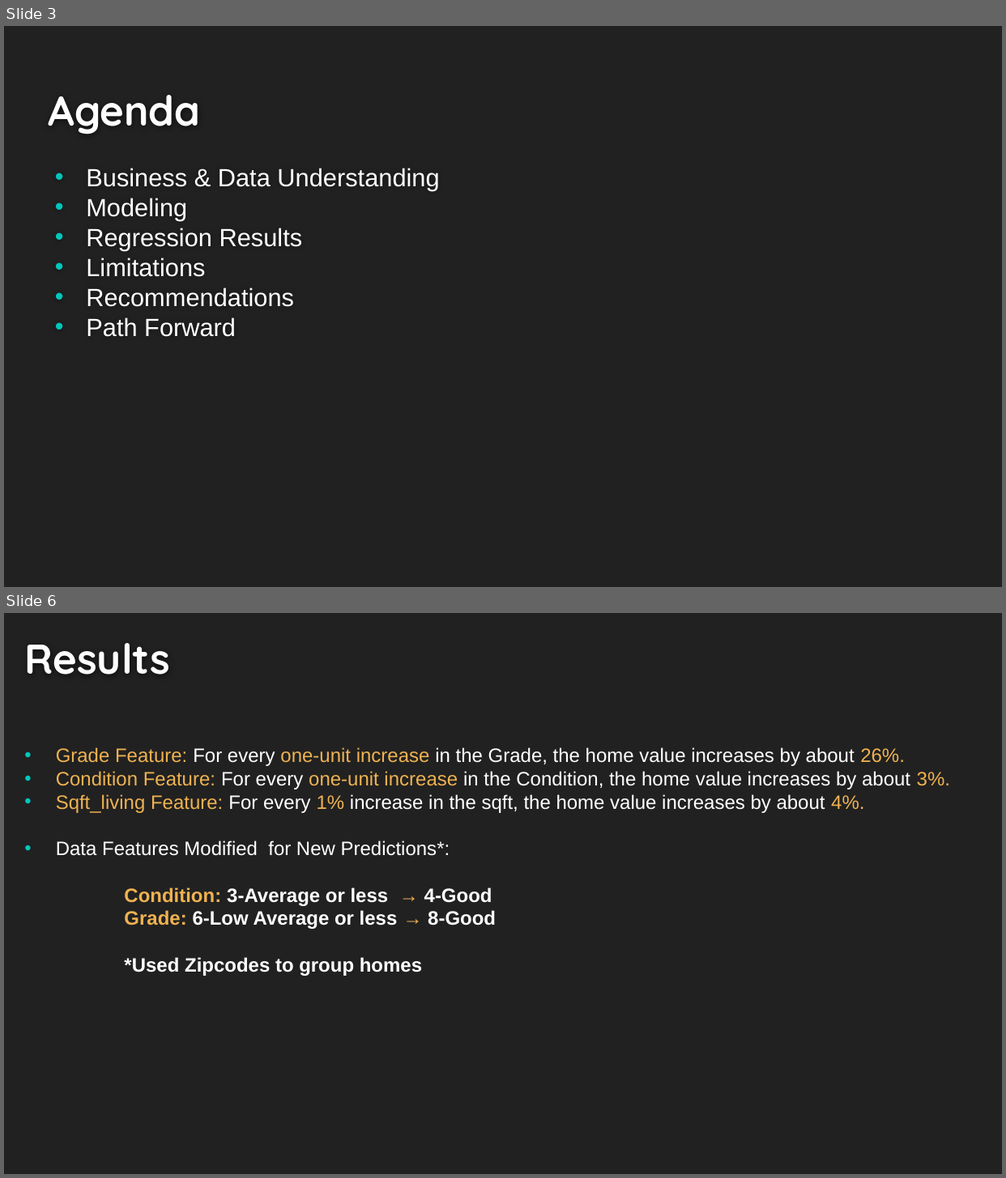
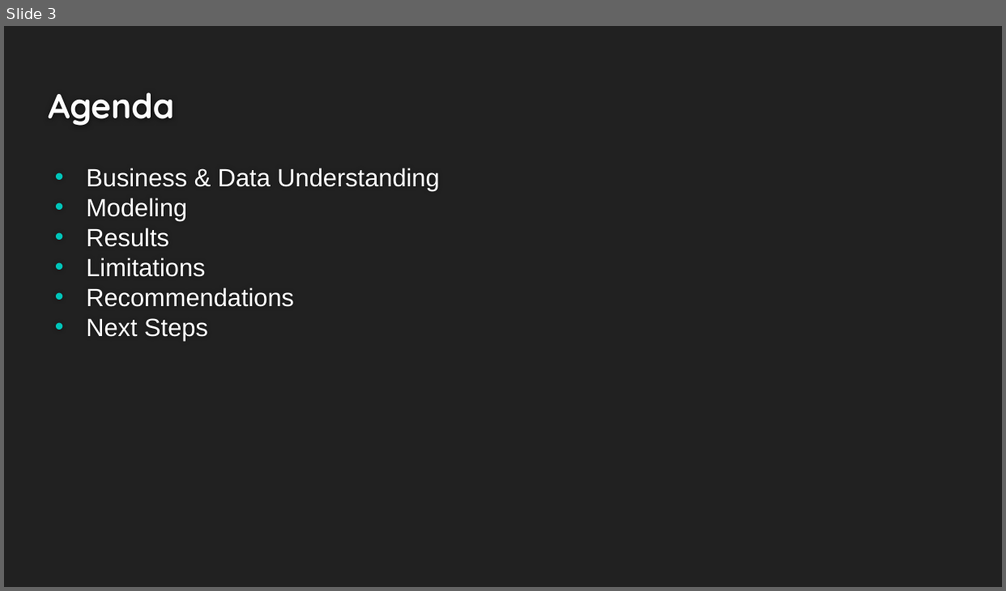
Before and after one commit to Dmvinedata/Paris_Housing_P3, a slide deck: Phase3_Project_Presentation_DJackson.pptx. Shown one above the other, each under a label of ours: slides 3 and 6 before the commit, slide 3 after it; the slides between them are not shown. The pictures are 1006x1178 and 1006x591 pixels, drawn with LibreOffice and Linux fonts; fonts in the diff are those of the drawing. Boxes give left, top, right and bottom in pixels: in the first picture for what was removed or moved away, otherwise in the second. Text is boxed around its words. In the diff, an @@ line names an element or a change of style, - is before the commit and + after.

```diff
--- a/Phase3_Project_Presentation_DJackson.pptx
+++ b/Phase3_Project_Presentation_DJackson.pptx
@@ slide 6 removed at [4,613,1002,1174], background #212121 @@
@@ title removed at [25,643,171,675] @@
-Results
@@ text removed at [56,747,950,976] @@
-  • Grade Feature: For every one-unit increase in the Grade, the home value increases by about 26%.
-• Condition Feature: For every one-unit increase in the Condition, the home value increases by about 3%.
-• Sqft_living Feature: For every 1% increase in the sqft, the home value increases by about 4%.
-• Data Features Modified for New Predictions*:
-                Condition: 3-Average or less → 4-Good
-                Grade: 6-Low Average or less → 8-Good
-                *Used Zipcodes to group homes
@@ slide 3 changed as well @@
@@ title "Agenda" at [48,92,174,126]: size 30 to 24.9 pt @@
@@ text at [86,228,169,247]: text changed @@
-• Regression Results
+• Results
@@ text at [86,318,208,340]: text changed @@
-• Path Forward
+• Next Steps
```
Also in this commit, not shown: 5 other slides changed, 6 slides added, 5 other slides removed, 5 other files.
